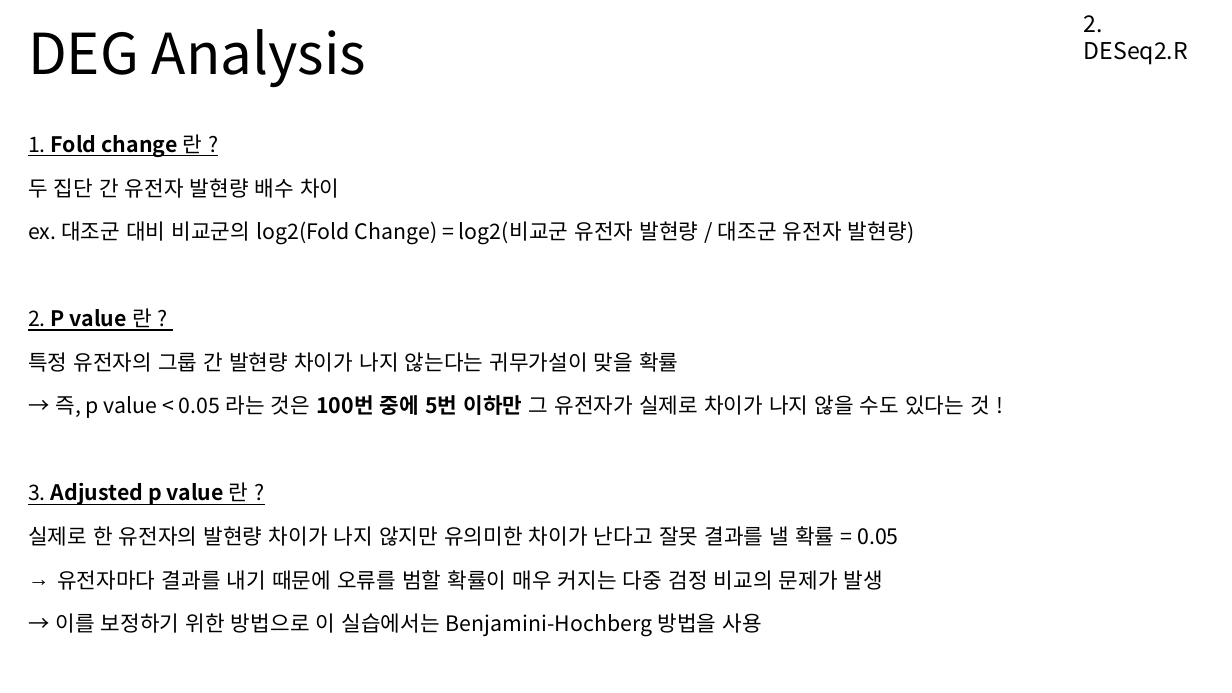
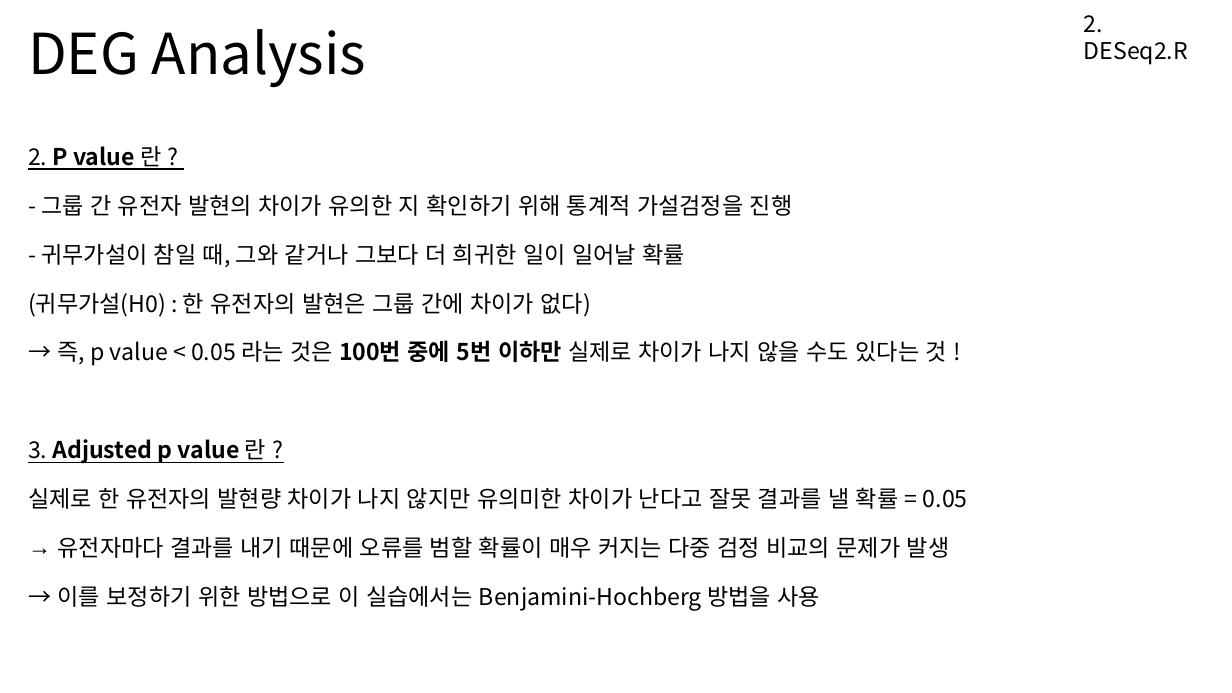
Before and after one commit to Khreat0205/Education_BulkRNAseq, a slide deck: slide 7 of Presentation/2. DESeq2 (수정).pptx. Drawn at 1232x693 pixels with LibreOffice and Linux fonts; fonts in the diff are those of the drawing. Boxes give left, top, right and bottom in pixels: in the first picture for what was removed or moved away, otherwise in the second. Text is boxed around its words. In the diff, an @@ line names an element or a change of style, - is before the commit and + after.

```diff
--- a/Presentation/2. DESeq2 (수정).pptx
+++ b/Presentation/2. DESeq2 (수정).pptx
@@ text "2. P value 란 ?": place and size @@
-text "2. P value 란 ?" at bbox=[28, 134, 990, 637]
+text "2. P value 란 ?" at bbox=[28, 146, 968, 610]
@@ text at bbox=[28, 134, 914, 245]: paragraphs removed @@
-1. Fold change 란 ?
-두 집단 간 유전자 발현량 배수 차이
-ex. 대조군 대비 비교군의 log2(Fold Change) = log2(비교군 유전자 발현량 / 대조군 유전자 발현량)
@@ text at bbox=[28, 146, 968, 610]: size 16.6 to 18 pt in "2. P value 란 ?", "3. Adjusted p value 란 ?", "실제로 한 유전자의 발현량 차이가 나지 않지만 ...", "유전자마다 결과를 내기 때문에 오류를 범할 확률이 ..." and 1 more places; line spacing 1.2 to 1.3 @@
@@ text at bbox=[28, 194, 947, 366]: text changed; size 16.6 to 18 pt @@
-특정 유전자의 그룹 간 발현량 차이가 나지 않는다는 귀무가설이 맞을 확률
-→ 즉, p value < 0.05 라는 것은 100번 중에 5번 이하만 그 유전자가 실제로 차이가 나지 않을 수도 있다는 것 !
+- 그룹 간 유전자 발현의 차이가 유의한 지 확인하기 위해 통계적 가설검정을 진행
+- 귀무가설이 참일 때, 그와 같거나 그보다 더 희귀한 일이 일어날 확률
+(귀무가설(H0) : 한 유전자의 발현은 그룹 간에 차이가 없다)
+→ 즉, p value < 0.05 라는 것은 100번 중에 5번 이하만 실제로 차이가 나지 않을 수도 있다는 것 !
```
Also in this commit, not shown: 22 other slides changed, 21 slides added, 24 slides removed, 1 other file.
